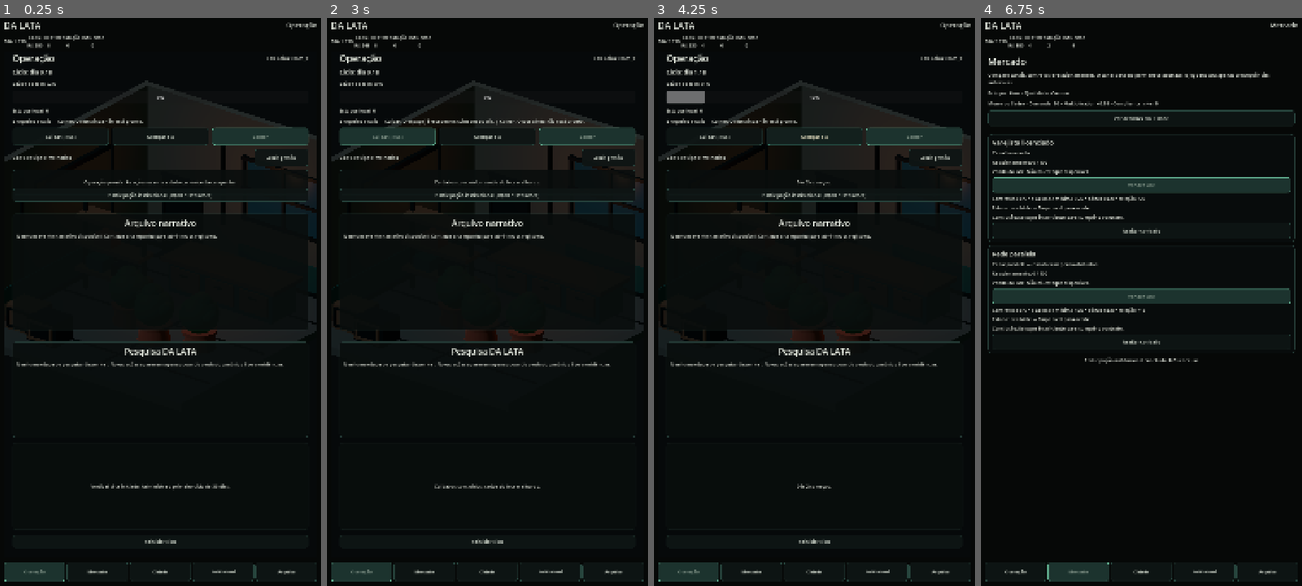
Above: before the commit, frames 1-4 (left to right).
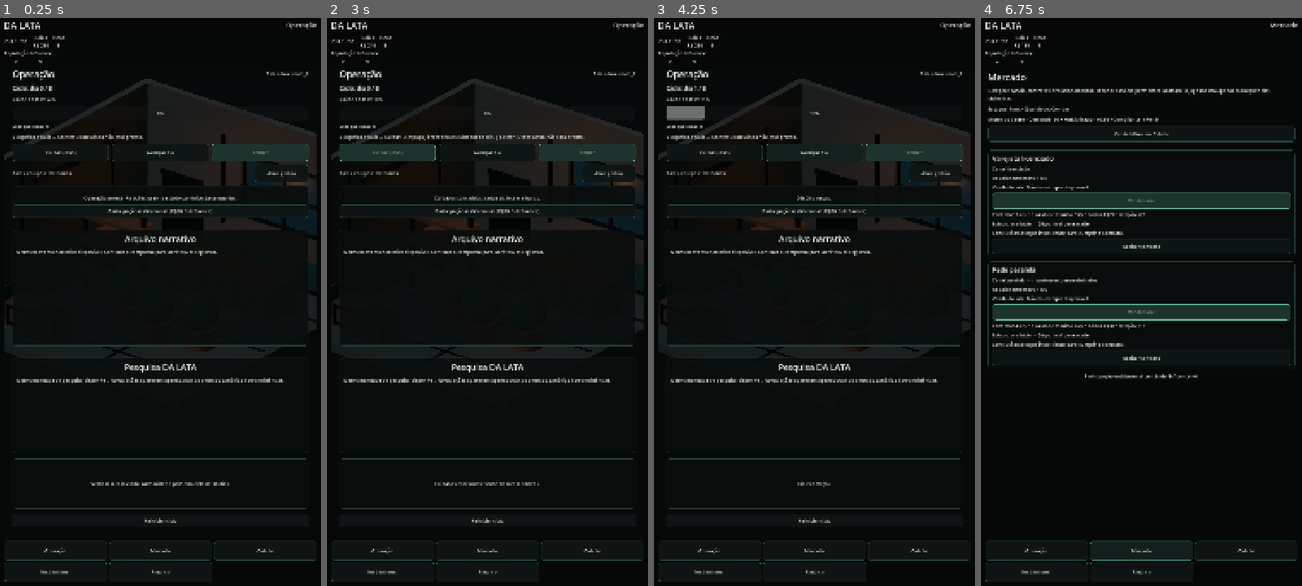
Above: after the commit, the same moments.

Repository: az1nn/growing-rio
Game: Godot game, scene res://scenes/shell/game_shell.tscn
The game is run twice, just before and just after one commit, with the same random seed, the same clock (stepped at 60 frames per second) and the same inputs.
Inputs:
- Up to frame 1 (0.25 s): no input
- Up to frame 2 (3 s): click "Reiniciar ciclo" at 0.5 s; click "Reiniciar ciclo" at 1.25 s; click "Reiniciar ciclo" at 2 s; click "Cuidar (-R$5)" at 2.75 s
- Up to frame 3 (4.25 s): click "Avançar dia" at 3.5 s
- Up to frame 4 (6.75 s): click "Abrir gestão" at 4.25 s; click "Fechar gestão" at 5 s; click "Participação institucional (-…" at 5.75 s; click "Mercado" at 6.5 s

The runs differ from the first frame. In frame 1, 9.8% of the frame differs, in the area x 1-99%, y 2-100%; in frame 2, 11%; in frame 3, 9.8%; in frame 4, 19%.
Error after the commit: Trying to assign value of type 'GridContainer' to a variable of type 'HBoxContainer'. (res://scenes/shell/game_shell.gd:30)

Commit message:
feat(rb-13): improve portrait shell readability

Diff:
--- a/scenes/shell/game_shell.tscn
+++ b/scenes/shell/game_shell.tscn
@@ -64,8 +64,9 @@
 horizontal_alignment = 2
 
 [node name="GlobalStatus" type="GridContainer" parent="Margin/Layout/Header"]
-layout_mode = 2
-columns = 5
+unique_name_in_owner = true
+layout_mode = 2
+columns = 3
 
 [node name="ShellDayLabel" type="Label" parent="Margin/Layout/Header/GlobalStatus"]
 unique_name_in_owner = true
@@ -140,7 +141,7 @@
 text = "Arquivo"
 
 [node name="SurfaceHost" type="Control" parent="Margin/Layout/ContentRow"]
-custom_minimum_size = Vector2(0, 640)
+custom_minimum_size = Vector2(0, 560)
 layout_mode = 2
 size_flags_horizontal = 3
 size_flags_vertical = 3
@@ -257,17 +258,18 @@
 layout_mode = 2
 text = "Voltar"
 
-[node name="PortraitNav" type="HBoxContainer" parent="Margin/Layout"]
-unique_name_in_owner = true
-layout_mode = 2
-theme_override_constants/separation = 6
+[node name="PortraitNav" type="GridContainer" parent="Margin/Layout"]
+unique_name_in_owner = true
+layout_mode = 2
+theme_override_constants/h_separation = 6
+theme_override_constants/v_separation = 6
+columns = 3
 
 [node name="OperationButton" type="Button" parent="Margin/Layout/PortraitNav"]
 unique_name_in_owner = true
 custom_minimum_size = Vector2(0, 64)
 layout_mode = 2
 size_flags_horizontal = 3
-theme_override_font_sizes/font_size = 15
 text = "Operação"
 
 [node name="MarketButton" type="Button" parent="Margin/Layout/PortraitNav"]
@@ -275,7 +277,6 @@
 custom_minimum_size = Vector2(0, 64)
 layout_mode = 2
 size_flags_horizontal = 3
-theme_override_font_sizes/font_size = 15
 text = "Mercado"
 
 [node name="CityButton" type="Button" parent="Margin/Layout/PortraitNav"]
@@ -283,7 +284,6 @@
 custom_minimum_size = Vector2(0, 64)
 layout_mode = 2
 size_flags_horizontal = 3
-theme_override_font_sizes/font_size = 15
 text = "Cidade"
 
 [node name="InstitutionalButton" type="Button" parent="Margin/Layout/PortraitNav"]
@@ -291,7 +291,6 @@
 custom_minimum_size = Vector2(0, 64)
 layout_mode = 2
 size_flags_horizontal = 3
-theme_override_font_sizes/font_size = 13
 text = "Institucional"
 
 [node name="ArchiveButton" type="Button" parent="Margin/Layout/PortraitNav"]
@@ -299,7 +298,6 @@
 custom_minimum_size = Vector2(0, 64)
 layout_mode = 2
 size_flags_horizontal = 3
-theme_override_font_sizes/font_size = 15
 text = "Arquivo"
 
 [connection signal="pressed" from="Margin/Layout/ContentRow/WideNav/WideOperationButton" to="." method="_on_operation_pressed"]
